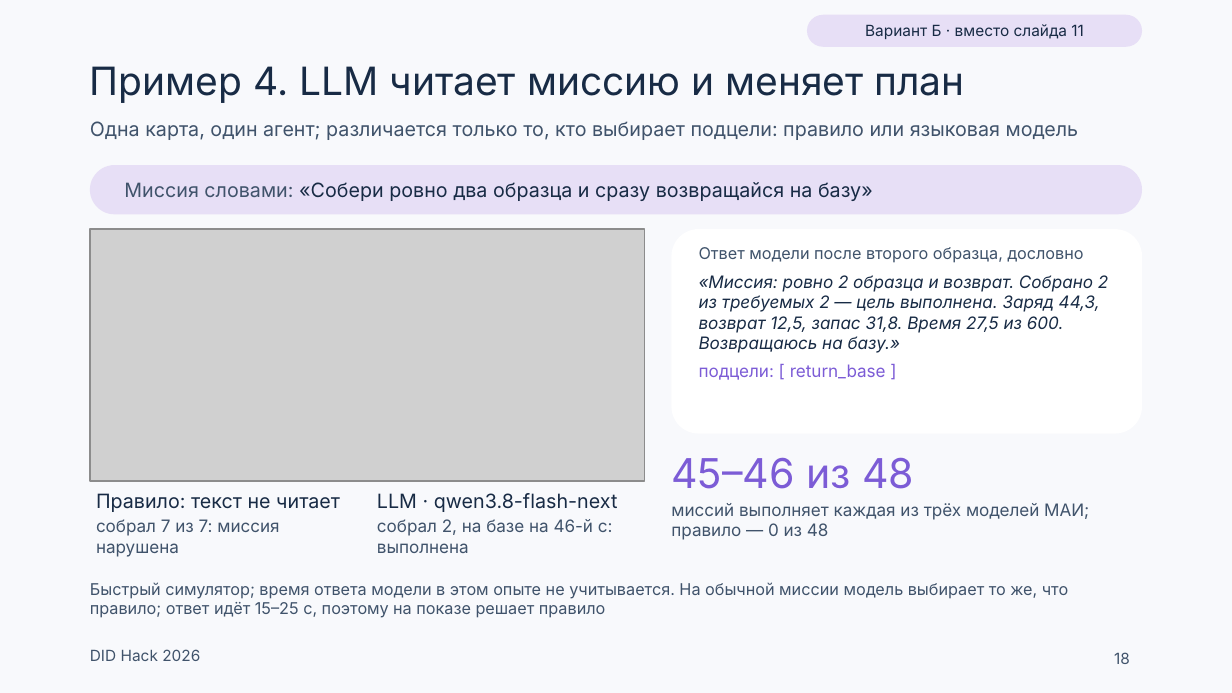
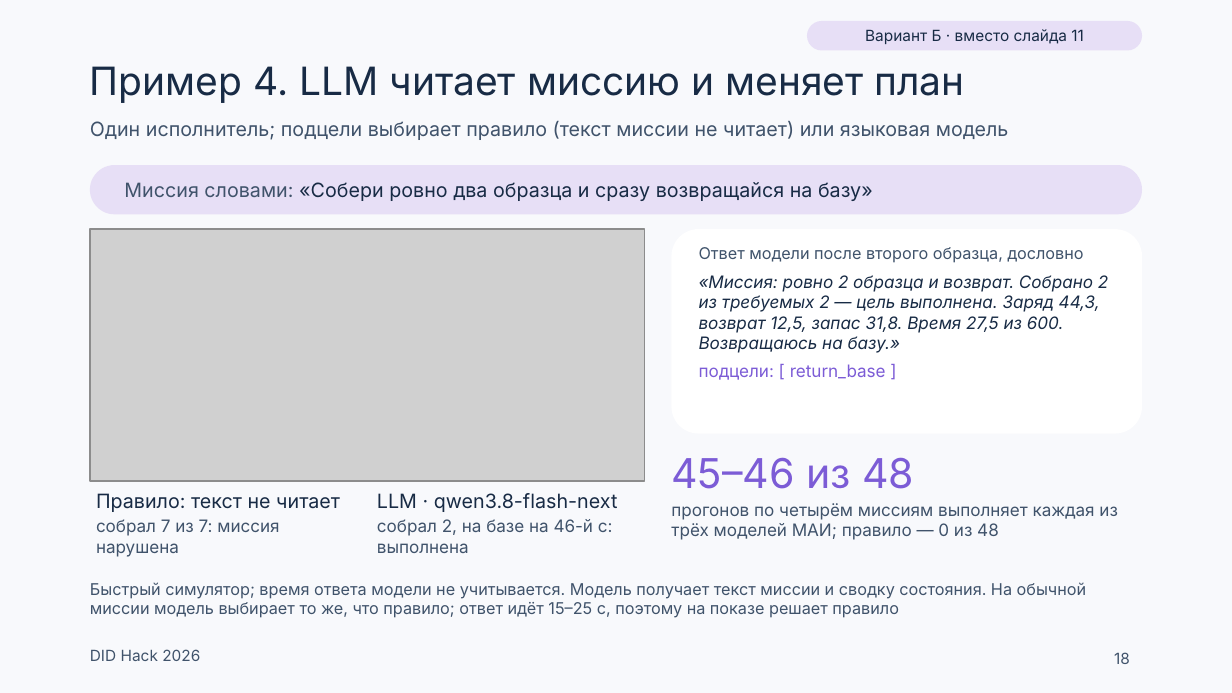
Before and after one commit to Mput13/did-hack, a slide deck: slide 18 of presentation/team/DID_v2.pptx. Drawn at 1232x693 pixels with LibreOffice and Linux fonts; fonts in the diff are those of the drawing; grey boxes stand for pictures. Boxes give left, top, right and bottom in pixels: in the first picture for what was removed or moved away, otherwise in the second. Text is boxed around its words. In the diff, an @@ line names an element or a change of style, - is before the commit and + after.

```diff
--- a/presentation/team/DID_v2.pptx
+++ b/presentation/team/DID_v2.pptx
@@ rounded rectangle "Вариант Б · вместо слайда ...": place and size @@
-rounded rectangle "Вариант Б · вместо слайда ..." at box(807, 15, 1142, 47)
+rounded rectangle "Вариант Б · вместо слайда ..." at box(807, 21, 1142, 51)
@@ rounded rectangle "Вариант Б · вместо слайда ..." at box(807, 21, 1142, 51): proportions changed @@
@@ text at box(90, 121, 1009, 140): text changed @@
-Одна карта, один агент; различается только то, кто выбирает подцели: правило или языковая модель
+Один исполнитель; подцели выбирает правило (текст миссии не читает) или языковая модель
@@ text at box(671, 503, 1118, 540): text changed @@
-миссий выполняет каждая из трёх моделей МАИ; правило — 0 из 48
+прогонов по четырём миссиям выполняет каждая из трёх моделей МАИ; правило — 0 из 48
@@ text at box(90, 582, 1087, 618): text changed @@
-Быстрый симулятор; время ответа модели в этом опыте не учитывается. На обычной миссии модель выбирает то же, что правило; ответ идёт 15–25 с, поэтому на показе решает правило
+Быстрый симулятор; время ответа модели не учитывается. Модель получает текст миссии и сводку состояния. На обычной миссии модель выбирает то же, что правило; ответ идёт 15–25 с, поэтому на показе решает правило
```
Also in this commit, not shown: 14 other slides changed, 19 other files.
